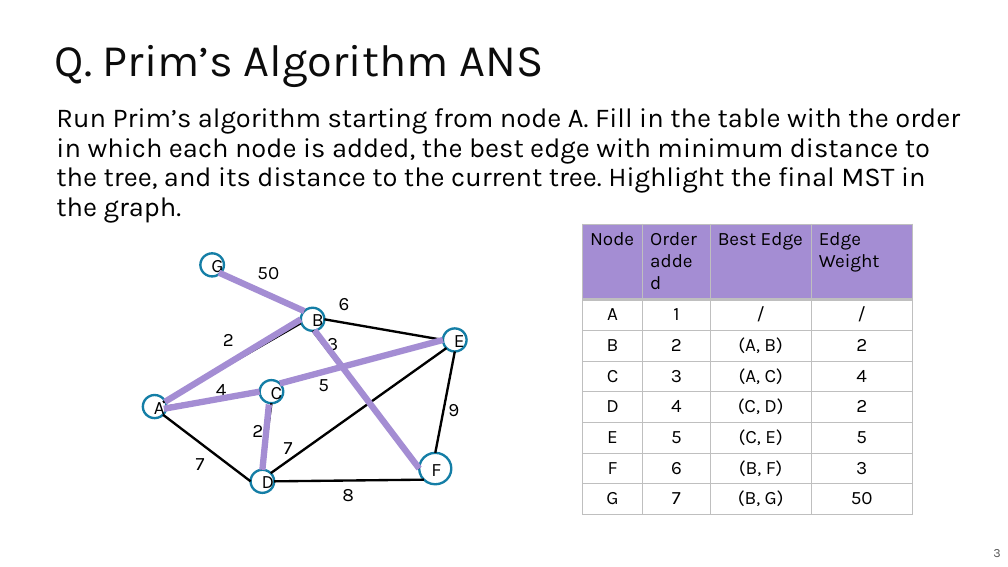
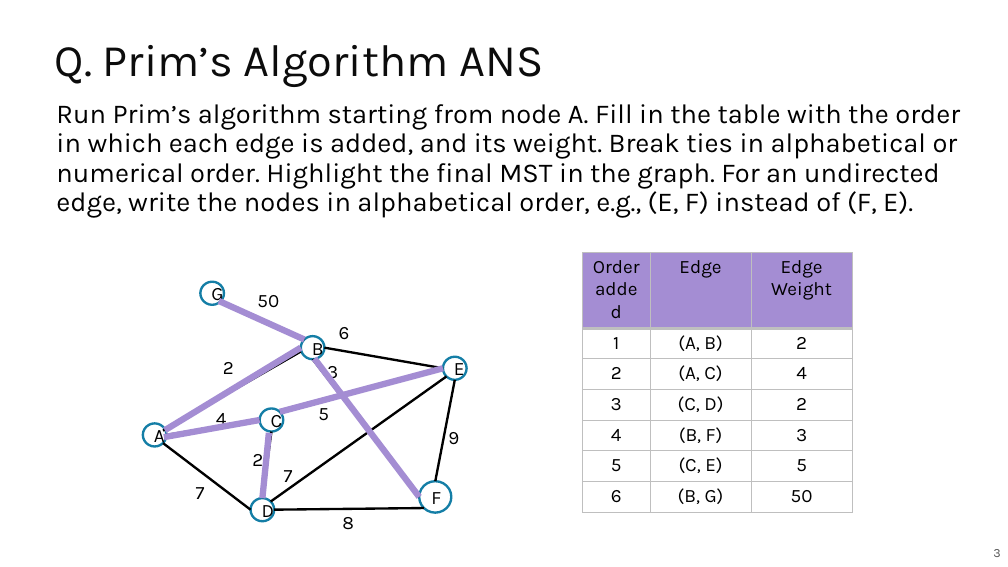
Before and after one commit to guhofstra/CSC111Fa25, a slide deck: slide 3 of PPTs/Lecture 14 Exercises ANS.pptx. Drawn at 1008x567 pixels with LibreOffice and Linux fonts; fonts in the diff are those of the drawing. Boxes give left, top, right and bottom in pixels: in the first picture for what was removed or moved away, otherwise in the second. Text is boxed around its words. In the diff, an @@ line names an element or a change of style, - is before the commit and + after.

```diff
--- a/PPTs/Lecture 14 Exercises ANS.pptx
+++ b/PPTs/Lecture 14 Exercises ANS.pptx
@@ text at [56, 104, 960, 218]: text changed @@
-Run Prim’s algorithm starting from node A. Fill in the table with the order in which each node is added, the best edge with minimum distance to the tree, and its distance to the current tree. Highlight the final MST in the graph.
+Run Prim’s algorithm starting from node A. Fill in the table with the order in which each edge is added, and its weight. Break ties in alphabetical or numerical order. Highlight the final MST in the graph. For an undirected edge, write the nodes in alphabetical order, e.g., (E, F) instead of (F, E).
@@ table at [582, 253, 852, 508] @@
-Node | Order added | Best Edge | Edge Weight
-A | 1 | / | /
-B | 2 | (A, B) | 2
-C | 3 | (A, C) | 4
-D | 4 | (C, D) | 2
-E | 5 | (C, E) | 5
-F | 6 | (B, F) | 3
-G | 7 | (B, G) | 50
+Order added | Edge | Edge Weight
+1 | (A, B) | 2
+2 | (A, C) | 4
+3 | (C, D) | 2
+4 | (B, F) | 3
+5 | (C, E) | 5
+6 | (B, G) | 50
@@ table: place and size @@
-table at [582, 225, 913, 510]
+table at [582, 253, 852, 508]
@@ 17 lines, 11 texts, 7 ellipses: place and size @@
-17 lines, 11 texts, 7 ellipses at [143, 253, 467, 502]
+17 lines, 11 texts, 7 ellipses at [143, 282, 467, 530]
```
Also in this commit, not shown: 3 other slides changed, 5 other files.
